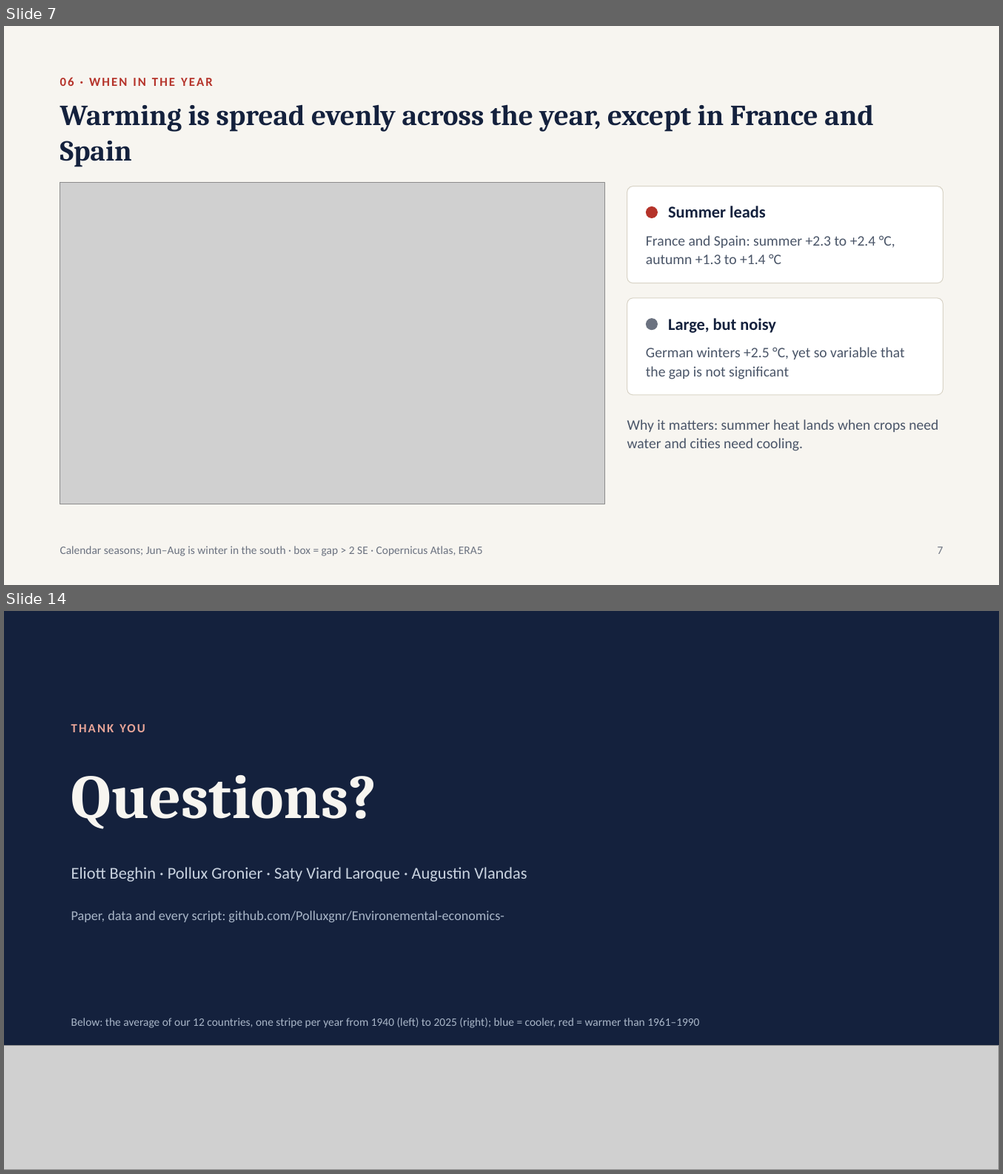
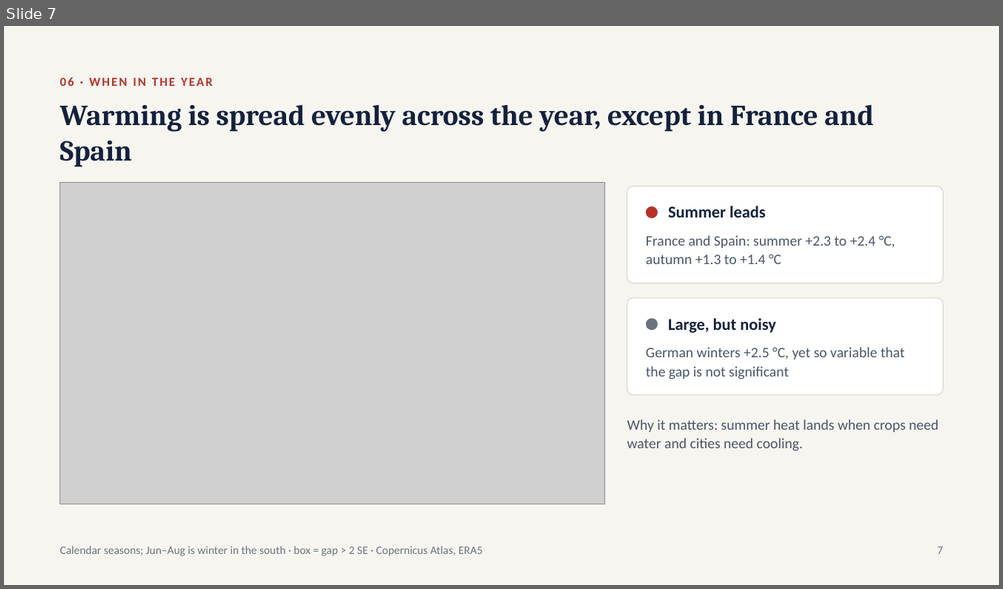
Before and after one commit to Polluxgnr/Environemental-economics-, a slide deck: presentation/Track1_presentation.pptx. Shown one above the other, each under a label of ours: slides 7 and 14 before the commit, slide 7 after it; the slides between them are not shown. The pictures are 1003x1174 and 1003x589 pixels, drawn with LibreOffice and Linux fonts; fonts in the diff are those of the drawing; grey boxes stand for pictures. Boxes give left, top, right and bottom in pixels: in the first picture for what was removed or moved away, otherwise in the second. Text is boxed around its words. In the diff, an @@ line names an element or a change of style, - is before the commit and + after.

```diff
--- a/presentation/Track1_presentation.pptx
+++ b/presentation/Track1_presentation.pptx
@@ slide 14 removed at (4, 611, 999, 1170), background #14213D @@
@@ text removed at (71, 719, 817, 741) @@
-THANK YOU
@@ text removed at (71, 775, 377, 829) @@
-Questions?
@@ text removed at (71, 867, 526, 882) @@
-Eliott Beghin · Pollux Gronier · Saty Viard Laroque · Augustin Vlandas
@@ text removed at (71, 911, 504, 923) @@
-Paper, data and every script: github.com/Polluxgnr/Environemental-economics-
@@ text removed at (71, 1018, 699, 1028) @@
-Below: the average of our 12 countries, one stripe per year from 1940 (left) to 2025 (right); blue = cooler, red = warmer than 1961–1990
@@ picture removed at (4, 1046, 999, 1170) @@
```
Also in this commit, not shown: 5 slides changed, 2 other slides removed, 7 other files.
